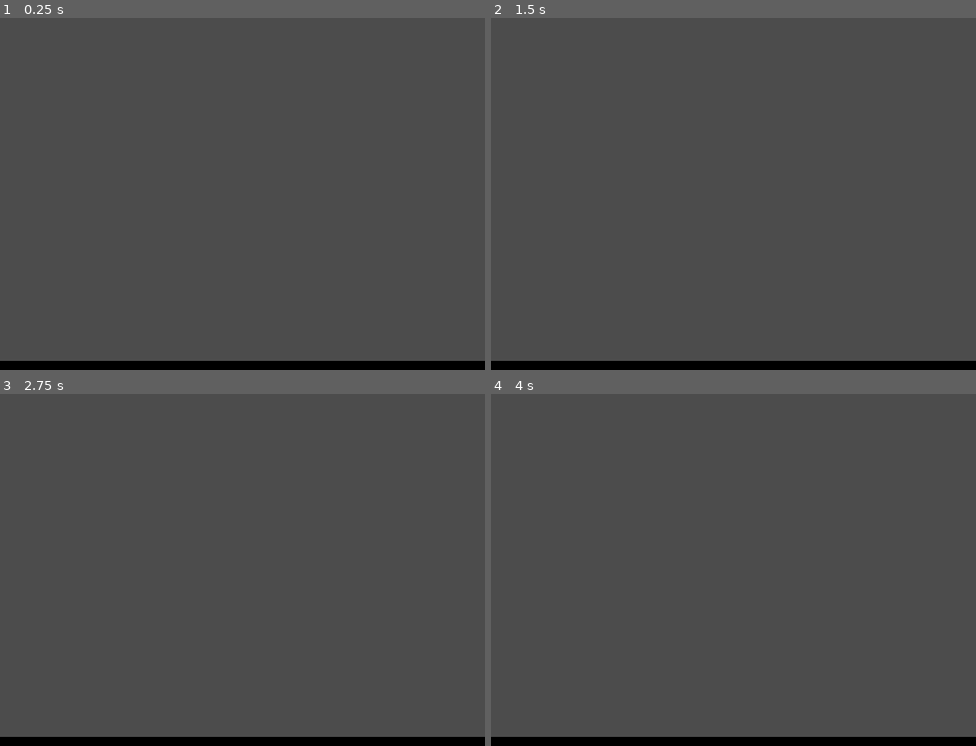
Above: before the commit, frames 1-4 (two rows, left to right).
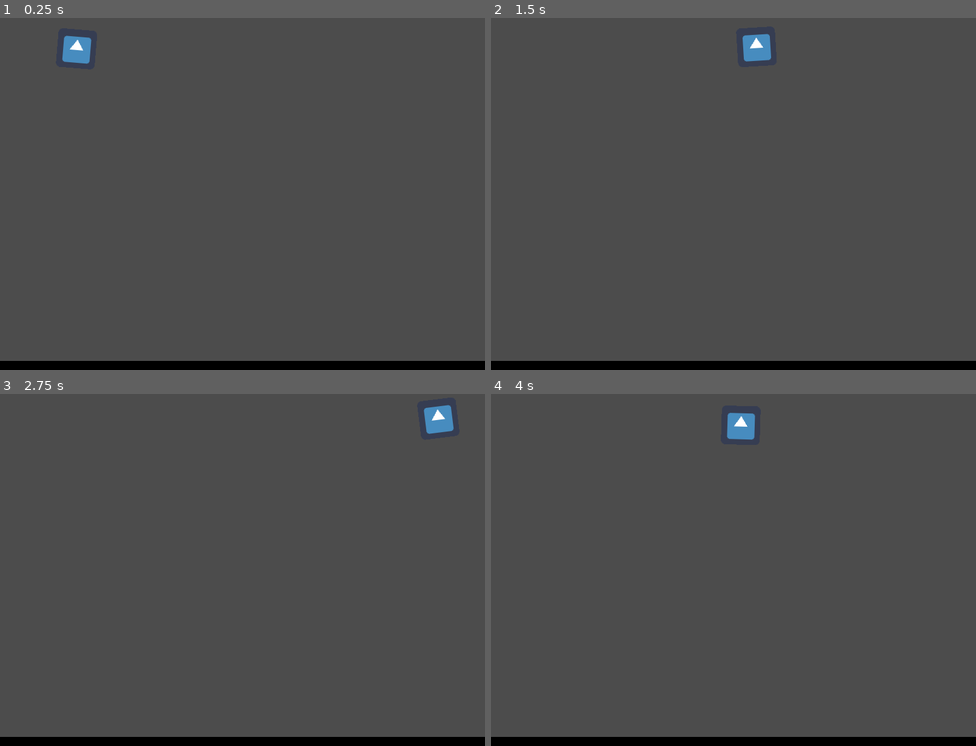
Above: after the commit, the same moments.

Repository: thatnick/fragile
Game: Godot game, scene res://scenes/game.tscn
The game is run twice, just before and just after one commit, with the same random seed, the same clock (stepped at 60 frames per second) and the same inputs. The engine's default icon, where the game draws it, is replaced by a stand-in: a white triangle on a blue panel in a dark square.
Inputs:
- Up to frame 1 (0.25 s): no input
- Up to frame 2 (1.5 s): hold Right (ui_right) 0.53-1.28 s; hold Left (ui_left) from 1.28 s (still down)
- Up to frame 3 (2.75 s): release Left (ui_left) at 2.03 s; hold Right (ui_right) from 2.03 s (still down)
- Up to frame 4 (4 s): release Right (ui_right) at 3.53 s; hold Left (ui_left) from 3.53 s (still down)

The runs differ from the first frame. In frame 1, 0.4% of the frame differs, in the area x 12-19%, y 4-14%; in frame 2, 0.4%; in frame 3, 0.4%; in frame 4, 0.4%.

Commit message:
Add the EggGen to the game scene and fix it leaving right side of screen

Diff:
--- a/scenes/egg_gen.tscn
+++ b/scenes/egg_gen.tscn
@@ -5,7 +5,7 @@
 
 [sub_resource type="Curve2D" id=1]
 _data = {
-"points": PoolVector2Array( 0, 0, 0, 0, 32, 64, 0, 0, 0, 0, 128, 72, 0, 0, 0, 0, 256, 64, 0, 0, 0, 0, 384, 72, 0, 0, 0, 0, 512, 64, 0, 0, 0, 0, 640, 72, 0, 0, 0, 0, 768, 64 )
+"points": PoolVector2Array( 0, 0, 0, 0, 32, 64, 0, 0, 0, 0, 128, 72, 0, 0, 0, 0, 256, 64, 0, 0, 0, 0, 384, 72, 0, 0, 0, 0, 512, 64, 0, 0, 0, 0, 640, 72, 0, 0, 0, 0, 704, 64 )
 }
 
 [sub_resource type="SpriteFrames" id=2]
--- a/scenes/game.tscn
+++ b/scenes/game.tscn
@@ -1,10 +1,11 @@
-[gd_scene load_steps=6 format=2]
+[gd_scene load_steps=7 format=2]
 
 [ext_resource path="res://scenes/wall.tscn" type="PackedScene" id=1]
 [ext_resource path="res://scenes/egg.tscn" type="PackedScene" id=2]
 [ext_resource path="res://scenes/player.tscn" type="PackedScene" id=3]
 [ext_resource path="res://scenes/floor.tscn" type="PackedScene" id=4]
 [ext_resource path="res://scenes/nest.tscn" type="PackedScene" id=5]
+[ext_resource path="res://scenes/egg_gen.tscn" type="PackedScene" id=6]
 
 [node name="AliSandbox" type="Node"]
 
@@ -25,3 +26,5 @@
 
 [node name="Nest" parent="." instance=ExtResource( 5 )]
 position = Vector2( 658, 376 )
+
+[node name="EggGen" parent="." instance=ExtResource( 6 )]
